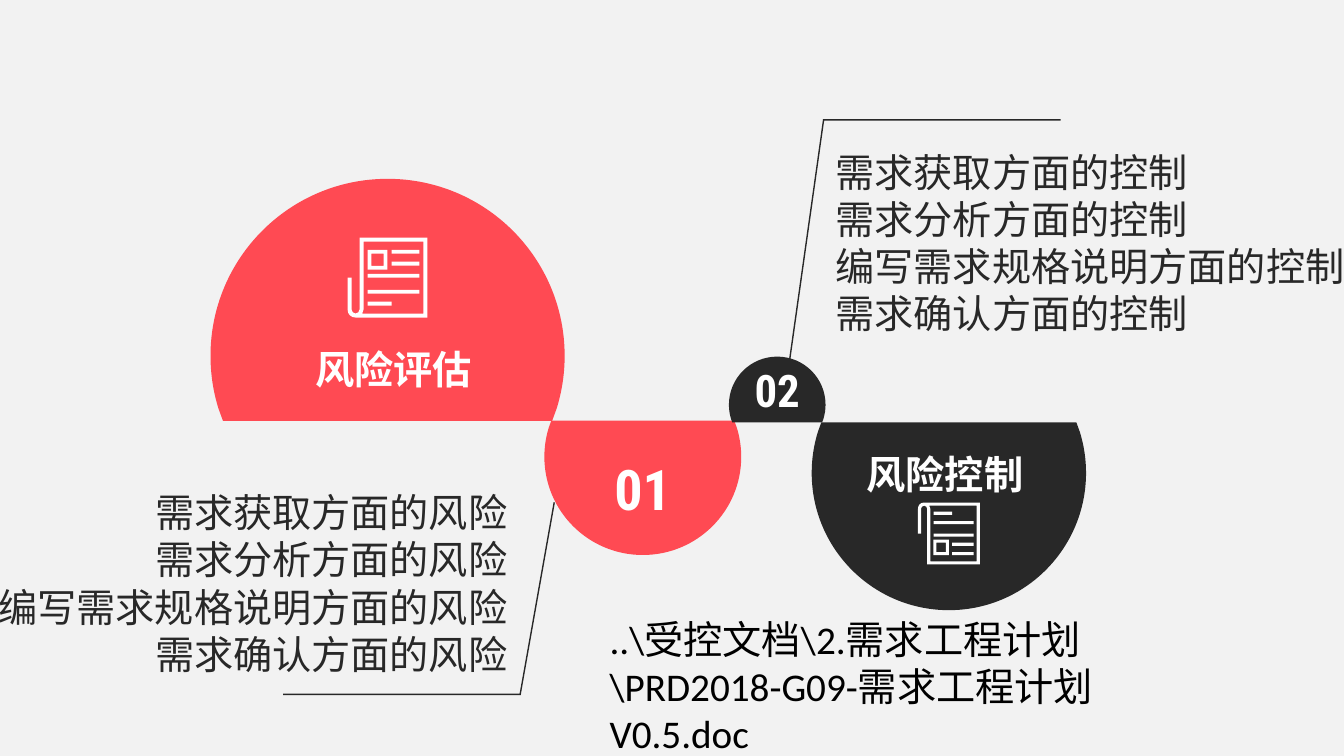
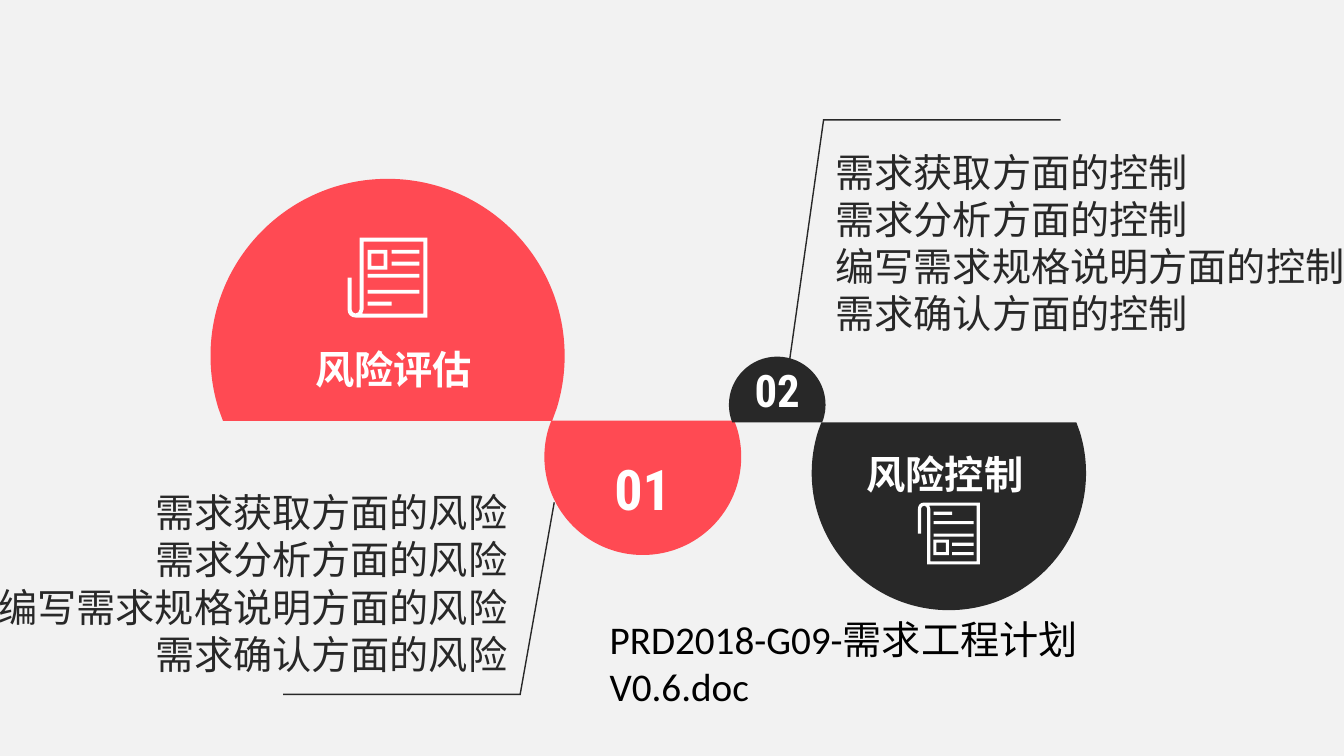
Before and after one commit to PRD2018-G09/Educational-Website, a slide deck: slide 30 of 受控文档/2.需求工程计划/PRD2018-G09-需求工程计划PPT.ppt (slide 24 before the commit). Drawn at 1344x756 pixels with LibreOffice and Linux fonts; fonts in the diff are those of the drawing. Boxes give left, top, right and bottom in pixels: in the first picture for what was removed or moved away, otherwise in the second. Text is boxed around its words. In the diff, an @@ line names an element or a change of style, - is before the commit and + after.

Commit message:
修改文档

```diff
--- a/受控文档/2.需求工程计划/PRD2018-G09-需求工程计划PPT.ppt
+++ b/受控文档/2.需求工程计划/PRD2018-G09-需求工程计划PPT.ppt
@@ text at (610, 621, 1078, 702): text changed @@
-..\受控文档\2.需求工程计划\PRD2018-G09-需求工程计划V0.5.doc
+PRD2018-G09-需求工程计划V0.6.doc
```
Also in this commit, not shown: 6 other slides changed, 18 slides added, 3 slides removed, 13 other files.
